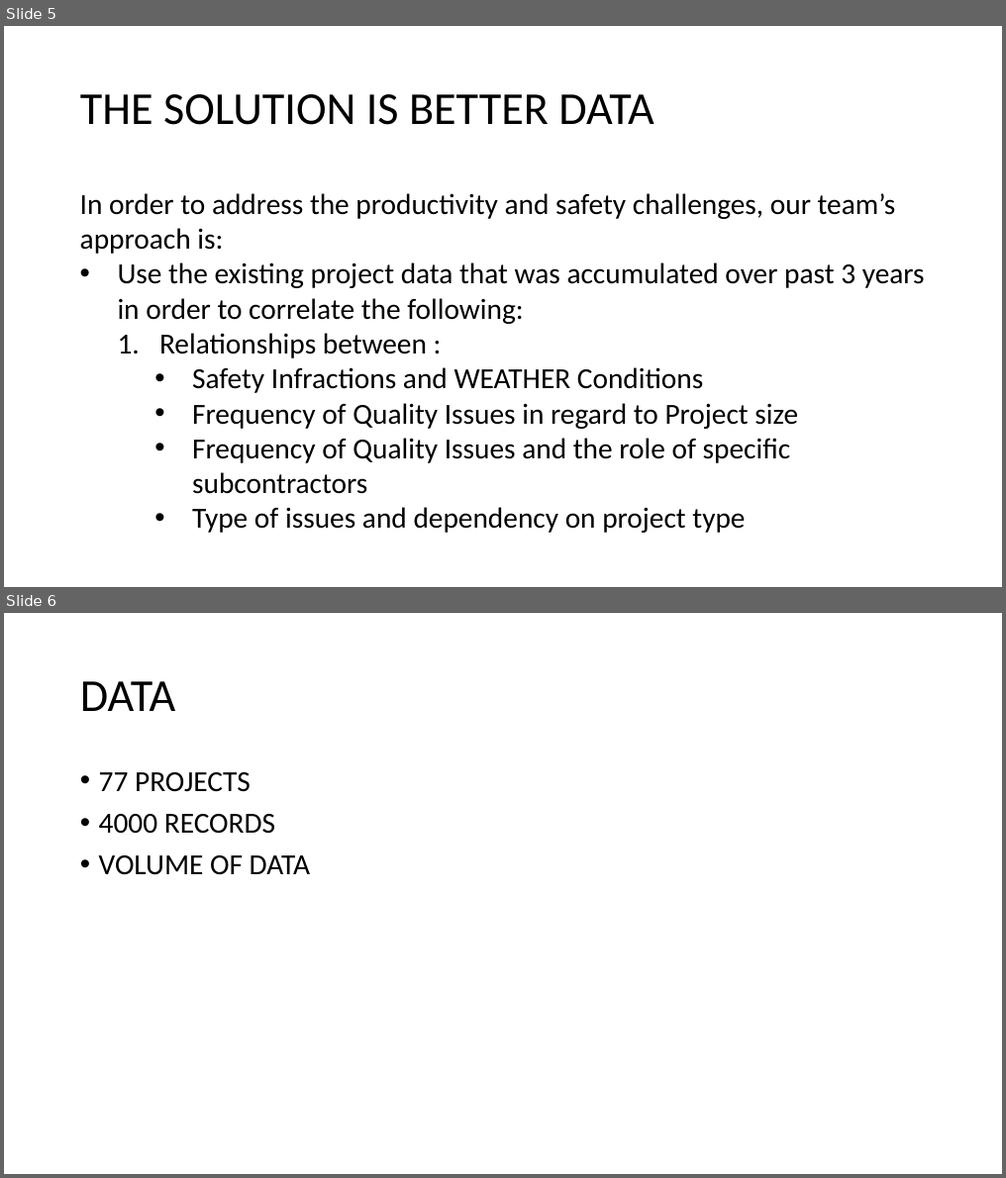
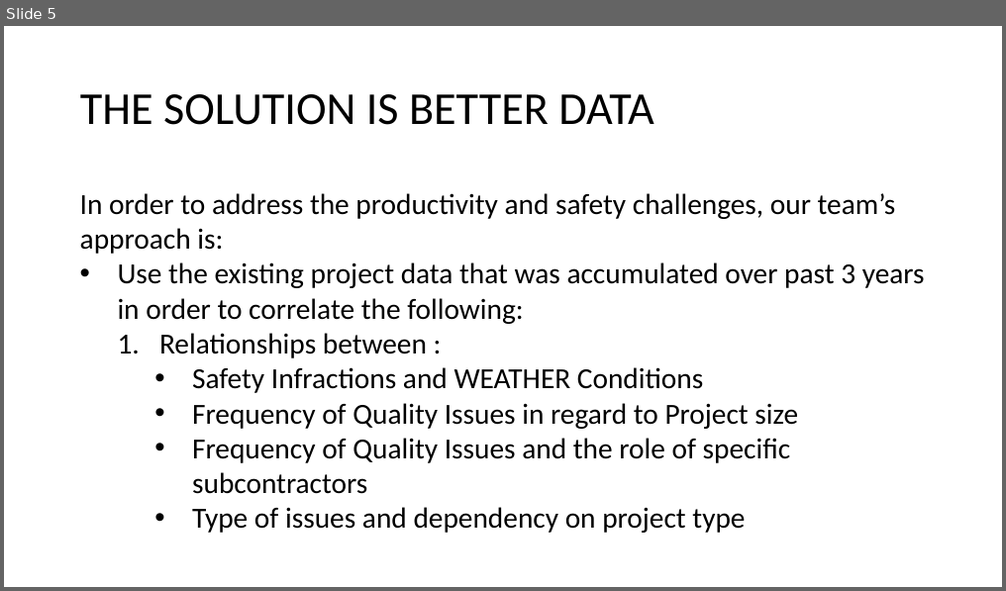
Before and after one commit to zigot1/PROJECT_02, a slide deck: PROJECT_02_R1.pptx. Shown one above the other, each under a label of ours: slides 5 and 6 before the commit, slide 5 after it. The pictures are 1006x1178 and 1006x591 pixels, drawn with LibreOffice and Linux fonts; fonts in the diff are those of the drawing; background and template pictures are left out. Boxes give left, top, right and bottom in pixels: in the first picture for what was removed or moved away, otherwise in the second. Text is boxed around its words. In the diff, an @@ line names an element or a change of style, - is before the commit and + after.

```diff
--- a/PROJECT_02_R1.pptx
+++ b/PROJECT_02_R1.pptx
@@ slide 6 removed at [4,613,1002,1174], background picture (left out) @@
@@ title removed at [80,681,176,711] @@
-DATA
@@ text removed at [99,772,310,875] @@
-• 77 PROJECTS
-• 4000 RECORDS
-• VOLUME OF DATA
```
Also in this commit, not shown: 4 slides changed, 1 slide added, 2 other slides removed.
